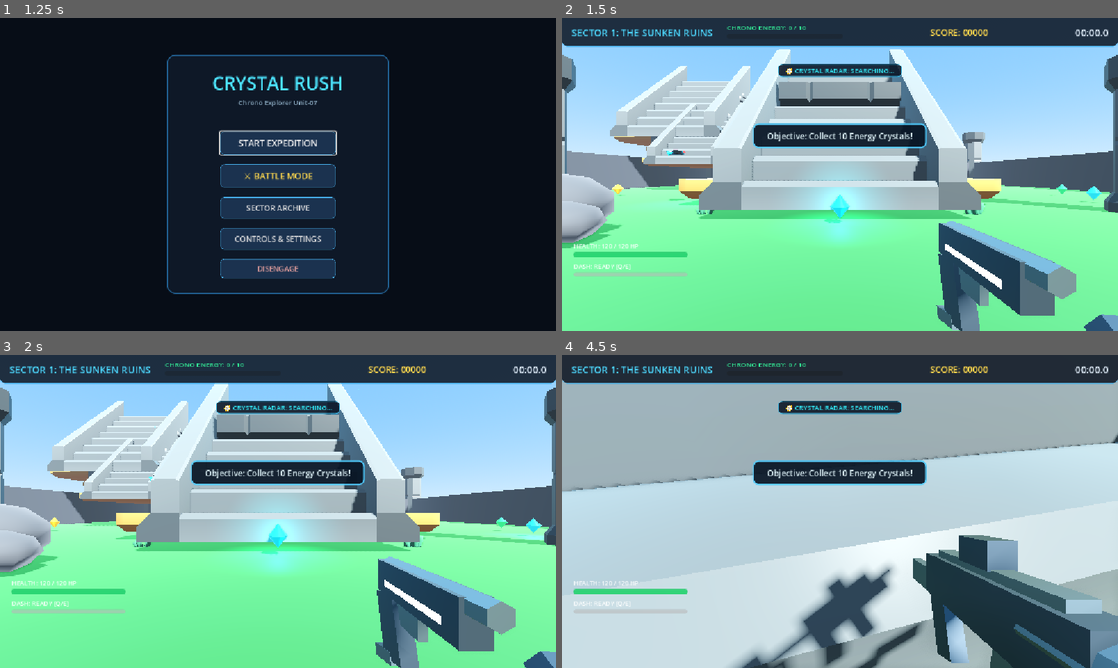
Above: before the commit, frames 1-4 (two rows, left to right).
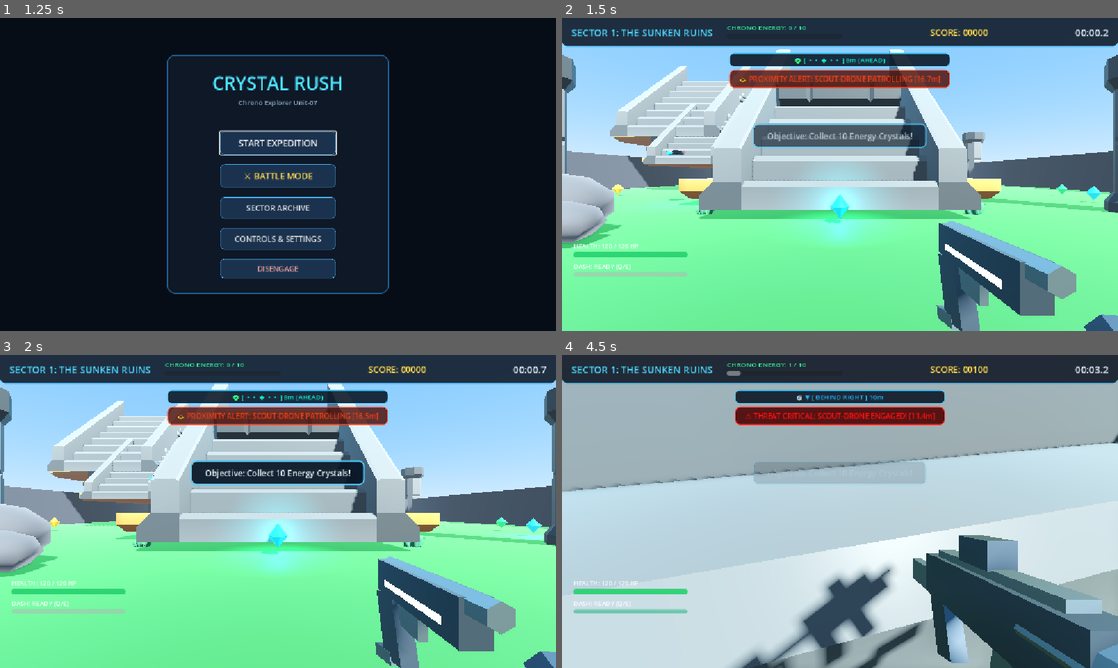
Above: after the commit, the same moments.

Repository: 12Ahm-webSite/test-mcp
Game: Godot game, scene res://ui/intro_video.tscn
Same seed, same stepped clock (60 frames per second), same inputs: the game is played once before the commit and once after it. Video files are missing from this copy of the repository; at most half a second of black plays in their place.
Inputs (mouse positions are in pixels of both pictures, inside the frame that each line leads up to):
- Up to frame 1 (1.25 s): tap Enter at 0.5 s; move the mouse to (400, 158) at 0.52 s; hold D from 0.53 s (still down); hold Shift from 0.53 s (still down); click (400, 158) at 0.67 s; tap Space at 0.77 s
- Up to frame 2 (1.5 s): release D at 1.25 s; release Shift at 1.25 s; click "START EXPEDITION" at 1.25 s
- Up to frame 3 (2 s): no input
- Up to frame 4 (4.5 s): move the mouse to (812, 511) at 2.02 s; hold W (move_forward) from 2.03 s (still down); tap Shift (sprint) at 2.1 s; tap Space (jump) at 2.27, 3.77 s; move the mouse to (851, 505) at 2.77 s; tap E at 2.85 s; move the mouse to (834, 517) at 3.52 s; tap 1 at 3.6 s; click (834, 517) at 3.67 s; move the mouse to (878, 514) at 4.27 s; tap 2 at 4.35 s

Frame 1 is identical in both runs. In frame 2, 6.4% of the frame differs, in the area x 30-99%, y 3-42%; in frame 3, 4.3%; in frame 4, 7.0%, in the area x 2-99%, y 2-83%.
Error before the commit: Parse Error: Identifier "hud" not declared in the current scope. (res://ui/game_ui.gd:60)

Commit message:
fix(ci): update texture md5 hashes and add headless import step to eliminate export hangs

Diff:
--- a/ui/game_ui.gd
+++ b/ui/game_ui.gd
@@ -20,6 +20,9 @@
 @onready var compass_label: Label = $HUD/TopCenter/VBox/CompassContainer/CompassLabel if has_node("HUD/TopCenter/VBox/CompassContainer/CompassLabel") else null
 @onready var threat_container: PanelContainer = $HUD/TopCenter/VBox/ThreatContainer if has_node("HUD/TopCenter/VBox/ThreatContainer") else get_node_or_null("HUD/TopCenter/ThreatContainer")
 @onready var threat_label: Label = $HUD/TopCenter/VBox/ThreatContainer/ThreatLabel if has_node("HUD/TopCenter/VBox/ThreatContainer/ThreatLabel") else get_node_or_null("HUD/TopCenter/ThreatContainer/ThreatLabel")
+
+@onready var hud: Control = $HUD if has_node("HUD") else null
+@onready var modals: Control = $Modals if has_node("Modals") else null
 
 # --- Toast Banner ---
 @onready var toast_panel: PanelContainer = $HUD/CenterNotice/ToastPanel
Not shown, changed: assets/models/column_dungeon_texture.png.import
Not shown, changed: assets/models/floor_tile_dungeon_texture.png.import
Not shown, changed: assets/models/pillar_dungeon_texture.png.import
Not shown, changed: assets/models/stairs_dungeon_texture.png.import
Not shown, changed: assets/models/wall_arched_dungeon_texture.png.import
Not shown, changed: assets/models/wall_broken_dungeon_texture.png.import
Not shown, changed: assets/models/wall_corner_dungeon_texture.png.import
Not shown, changed: assets/models/wall_dungeon_texture.png.import
Not shown, changed: assets/models/weapons/Guns/Attachments - Universal/Attachment_Foregrip_V1_AlstraInifnite_256_MainTexture.png.import
Not shown, changed: assets/models/weapons/Guns/Attachments - Universal/Attachment_Laser_V1_AlstraInifnite_256_MainTexture.png.import
Not shown, changed: assets/models/weapons/Guns/Attachments - Universal/Attachment_Light_V1_AlstraInifnite_256_MainTexture.png.import
Not shown, changed: assets/models/weapons/Guns/Grenades/M67V1_Rigged_AlstraInifnite_256_MainTexture.png.import
(and 34 more such lines)
